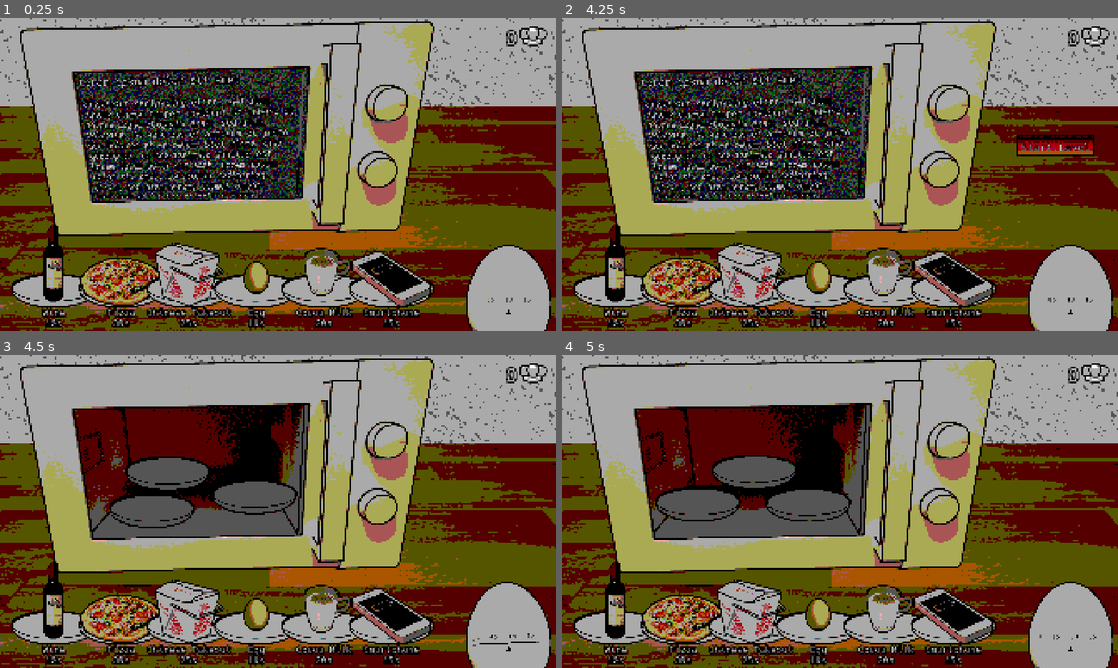
Above: before the commit, frames 1-4 (two rows, left to right).
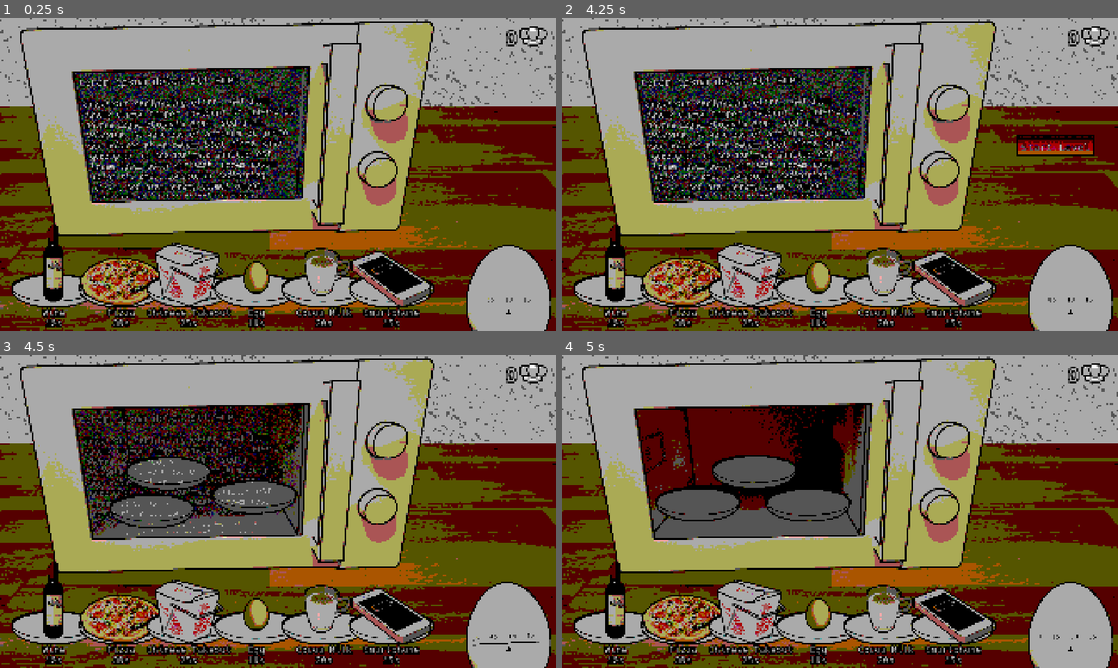
Above: after the commit, the same moments.

Repository: AnJ95/gmtk-2026
Game: Godot game, scene res://main/Main.tscn
Same seed, same stepped clock (60 frames per second), same inputs: the game is played once before the commit and once after it.
Inputs (mouse positions are in pixels of both pictures, inside the frame that each line leads up to):
- Up to frame 1 (0.25 s): no input
- Up to frame 2 (4.25 s): drag from (756, 130) to (617, 290) at 0.52 s; drag from (728, 190) to (817, 155) at 1.27 s; move the mouse to (895, 105) at 2.02 s; click (895, 105) at 2.17 s; drag from (812, 237) to (723, 174) at 2.77 s; move the mouse to (1006, 221) at 3.52 s; click (1006, 221) at 3.67 s
- Up to frame 3 (4.5 s): click "Start Level" at 4.25 s
- Up to frame 4 (5 s): no input

Frames 1-2 are identical in both runs. In frame 3, 6.6% of the frame differs, in the area x 13-56%, y 16-58%; in frame 4, nothing differs.

Commit message:
Fade microwave screen

Diff:
--- a/microwave/microwave.gd
+++ b/microwave/microwave.gd
@@ -65,8 +65,7 @@
 	set_open_state(false)
 
 func show_microwave_text(text: String) -> void:
-	screen.visible = true
 	screen.show_text(text)
 
 func hide_microwave_text():
-	screen.visible = false
+	screen.hide_text()
--- a/microwave/microwave.tscn
+++ b/microwave/microwave.tscn
@@ -181,11 +181,10 @@
 metadata/_edit_lock_ = true
 
 [node name="Screen" type="Node2D" parent="." unique_id=169139386]
-visible = false
 script = ExtResource("2_phhhb")
 
 [node name="Polygon2D" type="Polygon2D" parent="Screen" unique_id=1187095861]
-texture = SubResource("ViewportTexture_xidiv")
+texture = SubResource("ViewportTexture_phvat")
 polygon = PackedVector2Array(-491, -350, -428, 88, 291, 79, 314, -367)
 uv = PackedVector2Array(0, 0, 0, 440, 810, 440, 810, 0)
 
--- a/microwave/screen.gd
+++ b/microwave/screen.gd
@@ -16,3 +16,11 @@
 
 func show_text(text: String):
 	$SubViewport/MarginContainer/RichTextLabel.text = text
+	var tween = create_tween()
+	tween.set_trans(Tween.TRANS_QUAD).set_ease(Tween.EASE_OUT)
+	tween.tween_property(self, "modulate:a", 1, 0.35)
+
+func hide_text():
+	var tween = create_tween()
+	tween.set_trans(Tween.TRANS_QUAD).set_ease(Tween.EASE_OUT)
+	tween.tween_property(self, "modulate:a", 0, 0.35)
--- a/ui/hiding_button.gd
+++ b/ui/hiding_button.gd
@@ -42,7 +42,6 @@
 	_tween = create_tween()
 	_tween.set_trans(Tween.TRANS_QUAD).set_ease(Tween.EASE_OUT)
 	_tween.tween_property(self, "position", target_position, tween_duration)
-	print(position, target_position, tween_duration)
 
 
 func _on_pressed() -> void:
Not shown: 2 places in microwave/microwave.tscn that only renumber resources
